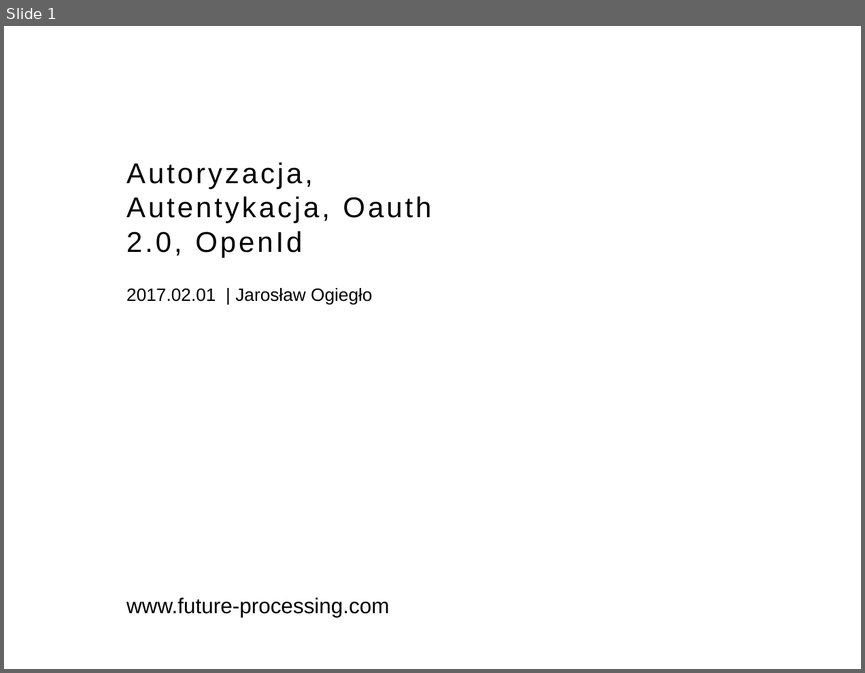
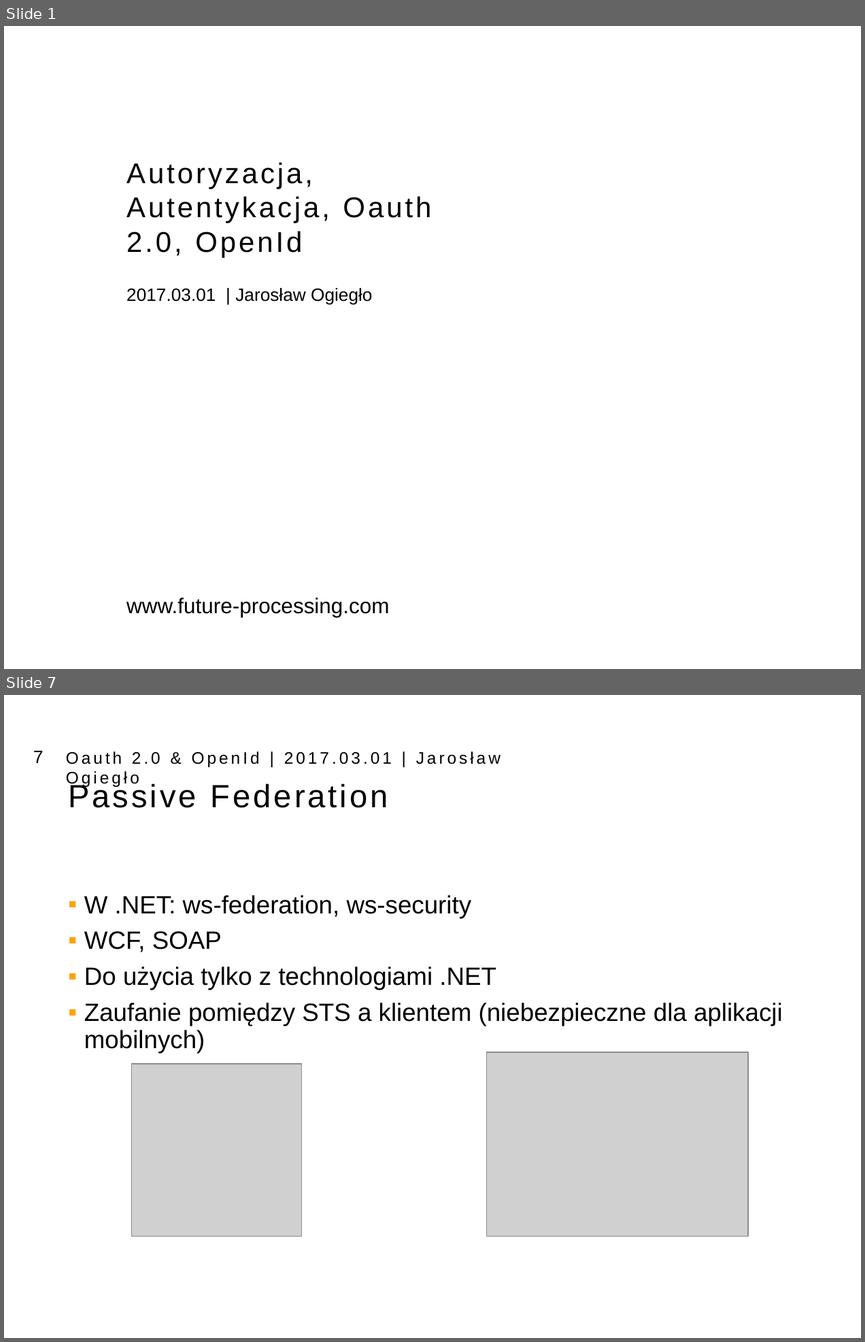
Before and after one commit to bodziosamolot/OauthIdentityServer, a slide deck: Presentation/Presentation_4x3.pptx. Shown one above the other, each under a label of ours: slide 1 before the commit, slides 1 and 7 after it; the slides between them are not shown. The pictures are 865x673 and 865x1342 pixels, drawn with LibreOffice and Linux fonts; fonts in the diff are those of the drawing; grey boxes stand for pictures; background and template pictures are left out. Boxes give left, top, right and bottom in pixels: in the first picture for what was removed or moved away, otherwise in the second. Text is boxed around its words. In the diff, an @@ line names an element or a change of style, - is before the commit and + after.

```diff
--- a/Presentation/Presentation_4x3.pptx
+++ b/Presentation/Presentation_4x3.pptx
@@ slide 7 added at [4,695,861,1338], background #FFFFFF @@
@@ page number added at [33,751,43,763], 15 pt, text #000000 @@
+7
@@ text added at [66,751,500,787], 14 pt, text #000000 @@
+Oauth 2.0 & OpenId | 2017.03.01 | Jarosław Ogiegło
@@ text added at [68,781,388,808], 27 pt, text #000000 @@
+Passive Federation
@@ text added at [84,895,783,1053], 21 pt, text #000000 @@
+▪ W .NET: ws-federation, ws-security
+▪ WCF, SOAP
+▪ Do użycia tylko z technologiami .NET
+▪ Zaufanie pomiędzy STS a klientem (niebezpieczne dla aplikacji mobilnych)
@@ picture added at [486,1052,748,1236] @@
@@ picture added at [132,1064,302,1236] @@
@@ slide 1 changed as well @@
@@ text at [126,288,372,305]: text changed @@
-2017.02.01 | Jarosław Ogiegło
+2017.03.01 | Jarosław Ogiegło
```
Also in this commit, not shown: 7 other slides changed, 10 other slides added, 1 slide removed.
